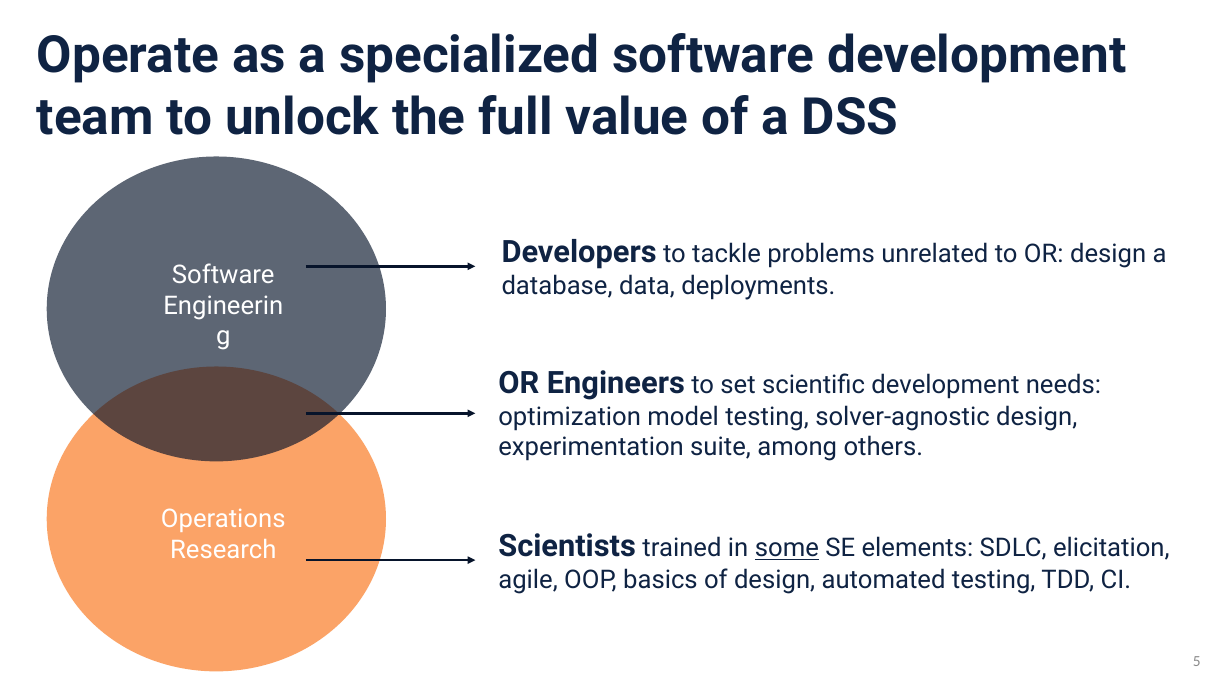
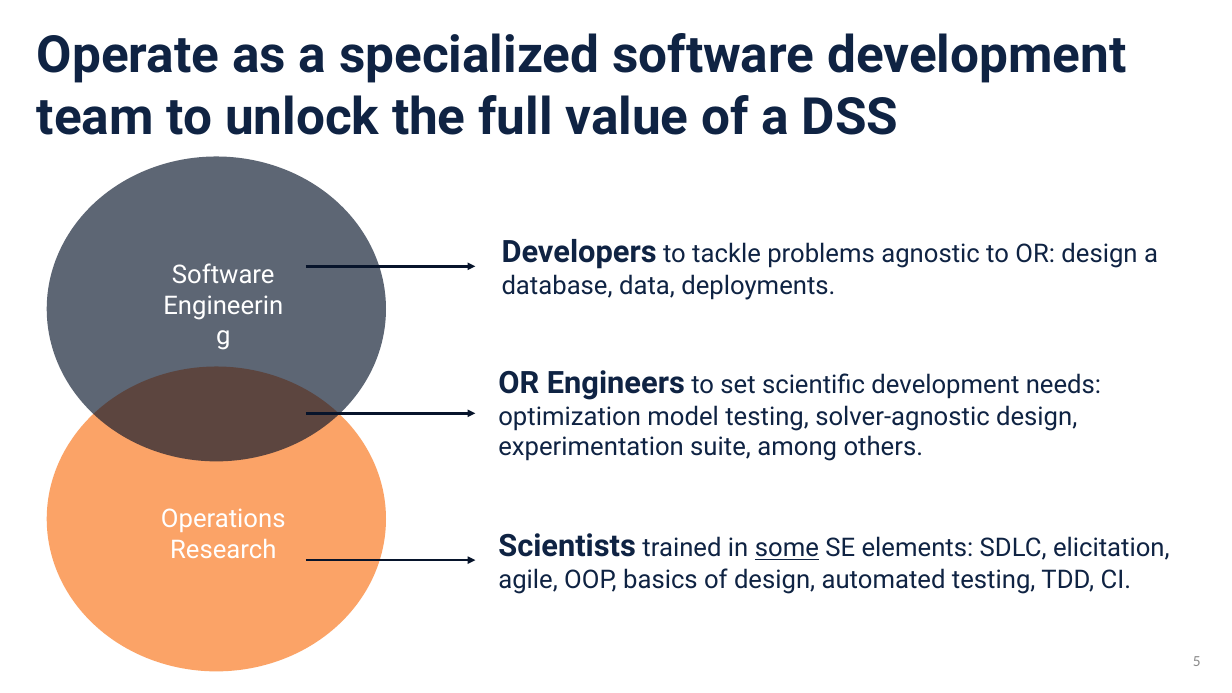
Before and after one commit to sefop/sefop-training-hub, a slide deck: slide 5 of workshops/2026-10-25-agifors-annual-symposium/Zenteno Smith - 2026 - Rethinking the embedded OR team a a specialized software team.pptx. Drawn at 1232x693 pixels with LibreOffice and Linux fonts; fonts in the diff are those of the drawing. Boxes give left, top, right and bottom in pixels: in the first picture for what was removed or moved away, otherwise in the second. Text is boxed around its words. In the diff, an @@ line names an element or a change of style, - is before the commit and + after.

```diff
--- a/workshops/2026-10-25-agifors-annual-symposium/Zenteno Smith - 2026 - Rethinking the embedded OR team a a specialized software team.pptx
+++ b/workshops/2026-10-25-agifors-annual-symposium/Zenteno Smith - 2026 - Rethinking the embedded OR team a a specialized software team.pptx
@@ text at box(502, 239, 1158, 300): text changed @@
-Developers to tackle problems unrelated to OR: design a database, data, deployments.
+Developers to tackle problems agnostic to OR: design a database, data, deployments.
```
Also in this commit, not shown: 3 other slides changed.
